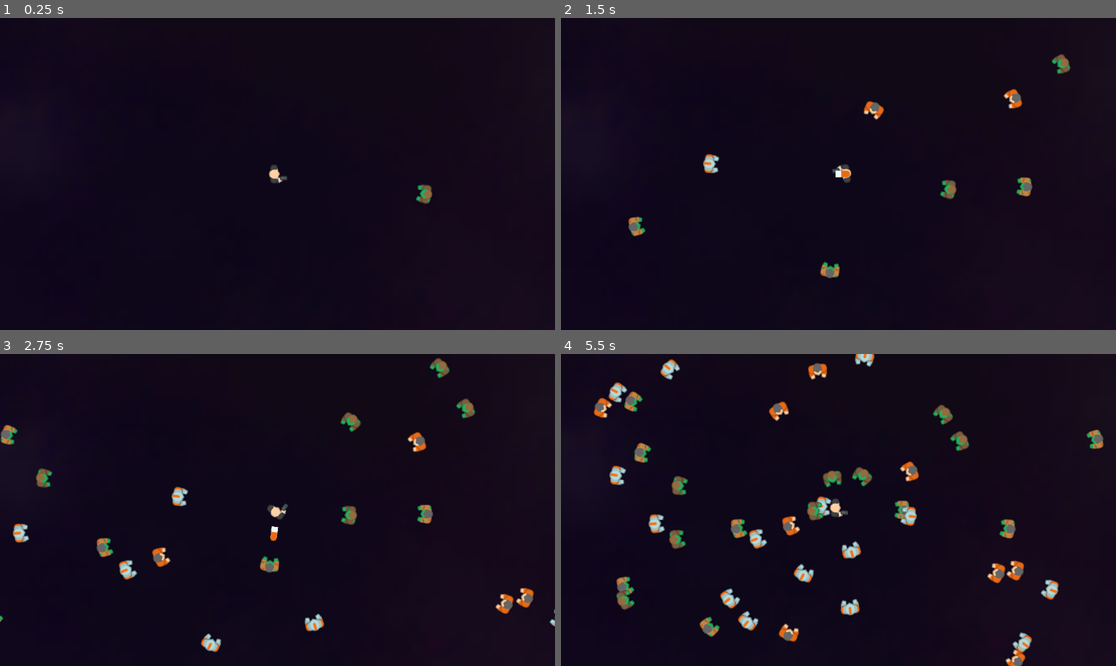
Above: before the commit, frames 1-4 (two rows, left to right).
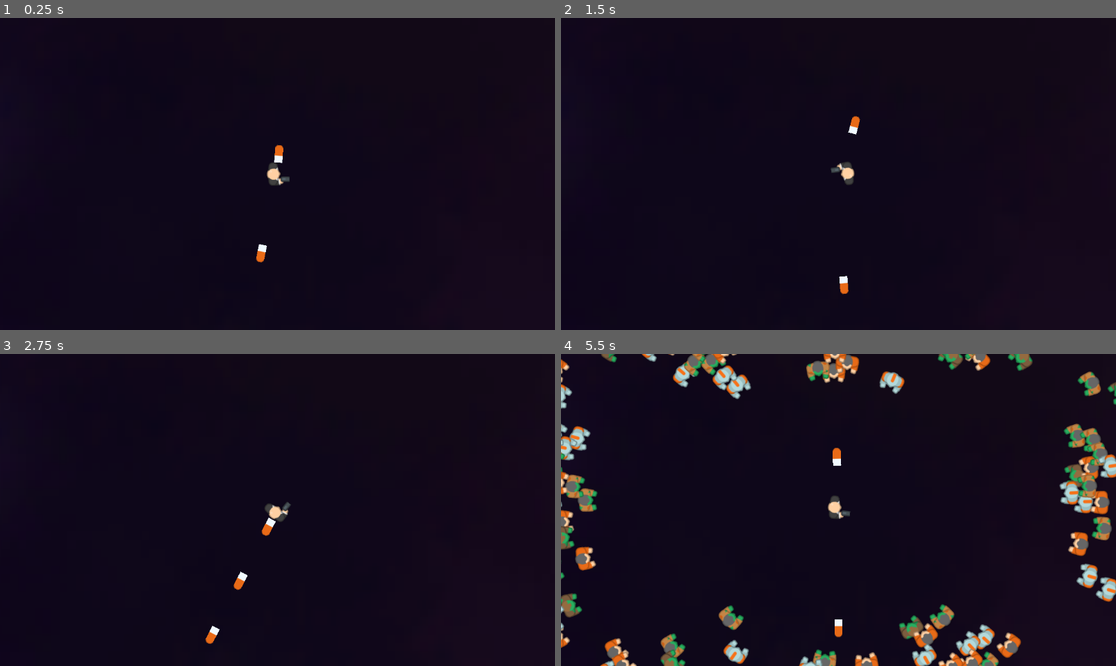
Above: after the commit, the same moments.

Repository: PrinceEvince/vampire-survivors-clone
Game: Godot game, scene res://scenes/root.tscn
The game is run twice, just before and just after one commit, with the same random seed, the same clock (stepped at 60 frames per second) and the same inputs.
Inputs (mouse positions are in pixels of both pictures, inside the frame that each line leads up to):
- Up to frame 1 (0.25 s): no input
- Up to frame 2 (1.5 s): move the mouse to (960, 158) at 0.52 s; tap A (a) at 0.6 s; tap D (d) at 0.8, 1.35 s; move the mouse to (727, 189) at 1.27 s
- Up to frame 3 (2.75 s): tap S (s) at 1.55, 2.1 s; move the mouse to (333, 441) at 2.02 s; tap W (w) at 2.3 s
- Up to frame 4 (5.5 s): move the mouse to (810, 572) at 2.77 s; tap W (w) at 2.85, 5.3 s; tap A (a) at 3.05, 3.6 s; move the mouse to (1005, 556) at 3.52 s; tap D (d) at 3.8, 4.35 s; move the mouse to (672, 463) at 4.27 s; tap S (s) at 4.55, 5.1 s; move the mouse to (866, 510) at 5.02 s

The runs differ from the first frame. In frame 1, 0.4% of the frame differs, in the area x 46-78%, y 40-79%; in frame 2, 1.5%; in frame 3, 2.9%; in frame 4, 15%, in the area x 0-100%, y 0-100%.

Commit message:
updated enemy spawning and stuffs

Diff:
--- a/scenes/enemy.tscn
+++ b/scenes/enemy.tscn
@@ -3,21 +3,21 @@
 [ext_resource type="Script" uid="uid://bkrndwpfimsd5" path="res://scripts/enemy.gd" id="1_md0e3"]
 [ext_resource type="Texture2D" uid="uid://bk8dfn8h6gcct" path="res://assets/imgs/enemy.png" id="2_md0e3"]
 
-[sub_resource type="CapsuleShape2D" id="CapsuleShape2D_md0e3"]
-radius = 5.99926
-height = 17.9978
+[sub_resource type="CircleShape2D" id="CircleShape2D_md0e3"]
+radius = 11.6434
 
 [node name="Enemy" type="CharacterBody2D" groups=["Enemy"]]
 script = ExtResource("1_md0e3")
 
 [node name="Sprite2D" type="Sprite2D" parent="."]
 unique_name_in_owner = true
-position = Vector2(9.53674e-07, -1.90735e-06)
+position = Vector2(5.68434e-14, -2.27374e-13)
 scale = Vector2(0.878049, 0.8)
 texture = ExtResource("2_md0e3")
 hframes = 4
 
 [node name="CollisionShape2D" type="CollisionShape2D" parent="."]
-position = Vector2(-2, 0)
+position = Vector2(-1.72273, 1.30165)
 rotation = 1.55509
-shape = SubResource("CapsuleShape2D_md0e3")
+scale = Vector2(1.005, 1.005)
+shape = SubResource("CircleShape2D_md0e3")
--- a/scenes/player.tscn
+++ b/scenes/player.tscn
@@ -14,7 +14,7 @@
 script = ExtResource("1_g2els")
 
 [node name="Camera2D" type="Camera2D" parent="."]
-zoom = Vector2(1.135, 1.135)
+zoom = Vector2(1.405, 1.405)
 position_smoothing_enabled = true
 
 [node name="Sprite2D" type="Sprite2D" parent="."]
--- a/scripts/GlobalData.gd
+++ b/scripts/GlobalData.gd
@@ -2,4 +2,4 @@
 
 var game: Node2D
 var player: CharacterBody2D
-var auto_aim: bool
+var auto_aim: bool = false
--- a/scripts/enemy.gd
+++ b/scripts/enemy.gd
@@ -9,7 +9,6 @@
 		randf_range(0, 1200),  # change later to only spawn offscreen
 		randf_range(0, 700)
 	)
-
 	%Sprite2D.frame = randi_range(1,4)
 
 func _physics_process(delta):
--- a/scripts/game.gd
+++ b/scripts/game.gd
@@ -1,18 +1,51 @@
 extends Node2D
-var enemy_spawn_frequency = 0.1 # in seconds
+var enemy_spawn_frequency = 0.01 # in seconds
 var spawn_timer = 0
 @export var enemy_scene: PackedScene = preload("res://scenes/enemy.tscn")
-var enemies = []
+var max_enemies = 1200
 
 func _ready():
 	GlobalData.game = self
 
 func _process(delta):
+	spawn_enemy(delta)
+
+
+func spawn_enemy(delta):
 	spawn_timer += delta
-	if spawn_timer >= enemy_spawn_frequency:
-		spawn_enemy()
+	if spawn_timer >= enemy_spawn_frequency and len(get_tree().get_nodes_in_group("enemies")) < max_enemies:
+		spawn_timer = 0
+		var enemy = enemy_scene.instantiate()
+		add_child(enemy)
+		var camera = GlobalData.player.get_node("Camera2D")
+		var screen_size = get_viewport_rect().size
+		var camera_pos = camera.global_position
 
-func spawn_enemy():
-	spawn_timer = 0
-	var enemy = enemy_scene.instantiate()
-	add_child(enemy)
+		var spawn_margin := 50  # Distance outside the screen to spawn
+
+		var side = randi() % 4
+		var spawn_position = Vector2.ZERO
+
+		match side:
+			0:  # Top
+				spawn_position = Vector2(
+					randf_range(camera_pos.x - screen_size.x / 2, camera_pos.x + screen_size.x / 2),
+					camera_pos.y - screen_size.y / 2 - spawn_margin
+				)
+			1:  # Bottom
+				spawn_position = Vector2(
+					randf_range(camera_pos.x - screen_size.x / 2, camera_pos.x + screen_size.x / 2),
+					camera_pos.y + screen_size.y / 2 + spawn_margin
+				)
+			2:  # Left
+				spawn_position = Vector2(
+					camera_pos.x - screen_size.x / 2 - spawn_margin,
+					randf_range(camera_pos.y - screen_size.y / 2, camera_pos.y + screen_size.y / 2)
+				)
+			3:  # Right
+				spawn_position = Vector2(
+					camera_pos.x + screen_size.x / 2 + spawn_margin,
+					randf_range(camera_pos.y - screen_size.y / 2, camera_pos.y + screen_size.y / 2)
+				)
+
+		enemy.global_position = spawn_position
--- a/scripts/gun.gd
+++ b/scripts/gun.gd
@@ -3,11 +3,11 @@
 const BULLET = preload("res://scenes/bullet.tscn")
 
 const SFX_CONTROLLER = preload("res://scenes/sfx_controller.tscn")
-var firerate = 0.3
-var pierce = 1
-var damage = 5
+var firerate = 0.1
+var pierce = 100
+var damage = 30
 var cooldown_timer = 0
-var bullet_direction = Vector2(1,0)
+var bullet_direction = Vector2.ZERO
 
 func _process(delta):
 	cooldown_timer += delta
@@ -17,7 +17,7 @@
 
 func shoot():
 	print("BOOM!")
-	var closest_enemy = get_closest_enemy()
+	var closest_enemy = GlobalData.player.get_closest_enemy()
 	if closest_enemy == null:
 		pass
 	else:
@@ -31,16 +31,3 @@
 										   # part of the game so it does not belong to the player
 										   # because when the player moves the bullets would move
 										   # which would be bad! you silly goose, you!!!!!!!!!!
-
-func get_closest_enemy():
-	if len(get_tree().get_nodes_in_group("enemies")) == 0:
-		return null
-	else:
-		var closest_enemy_distance = INF
-		var closest_enemy_reference = Node2D
-		for enemy in get_tree().get_nodes_in_group("enemies"):
-			var distance = global_position.distance_to(enemy.global_position)
-			if distance < closest_enemy_distance:
-				closest_enemy_distance = distance
-				closest_enemy_reference = enemy
-		return closest_enemy_reference
--- a/scripts/player.gd
+++ b/scripts/player.gd
@@ -21,11 +21,14 @@
 	$Sprite2D.rotation = direction.angle()
 
 func get_closest_enemy():
-	var closest_enemy_distance = INF
-	var closest_enemy_reference = Node2D
-	for enemy in GlobalData.enemies:
-		var distance = global_position.distance_to(enemy.global_position)
-		if distance < closest_enemy_distance:
-			closest_enemy_distance = distance
-			closest_enemy_reference = enemy
-	return closest_enemy_reference
+	if len(get_tree().get_nodes_in_group("enemies")) == 0:
+		return null
+	else:
+		var closest_enemy_distance = INF
+		var closest_enemy_reference = Node2D
+		for enemy in get_tree().get_nodes_in_group("enemies"):
+			var distance = global_position.distance_to(enemy.global_position)
+			if distance < closest_enemy_distance:
+				closest_enemy_distance = distance
+				closest_enemy_reference = enemy
+		return closest_enemy_reference
